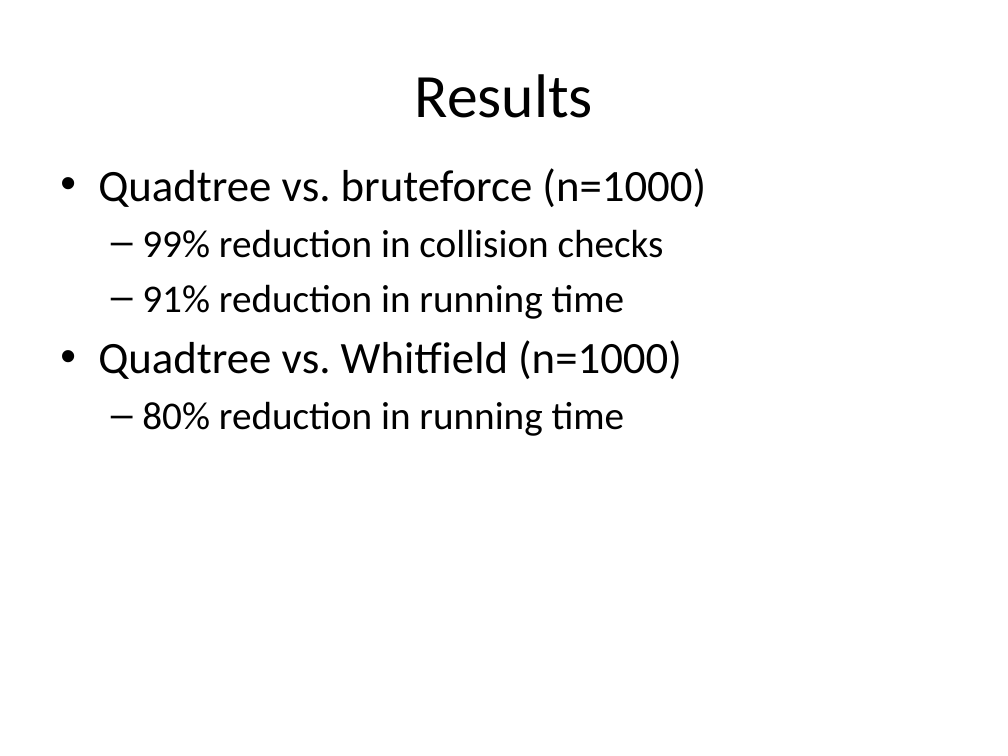
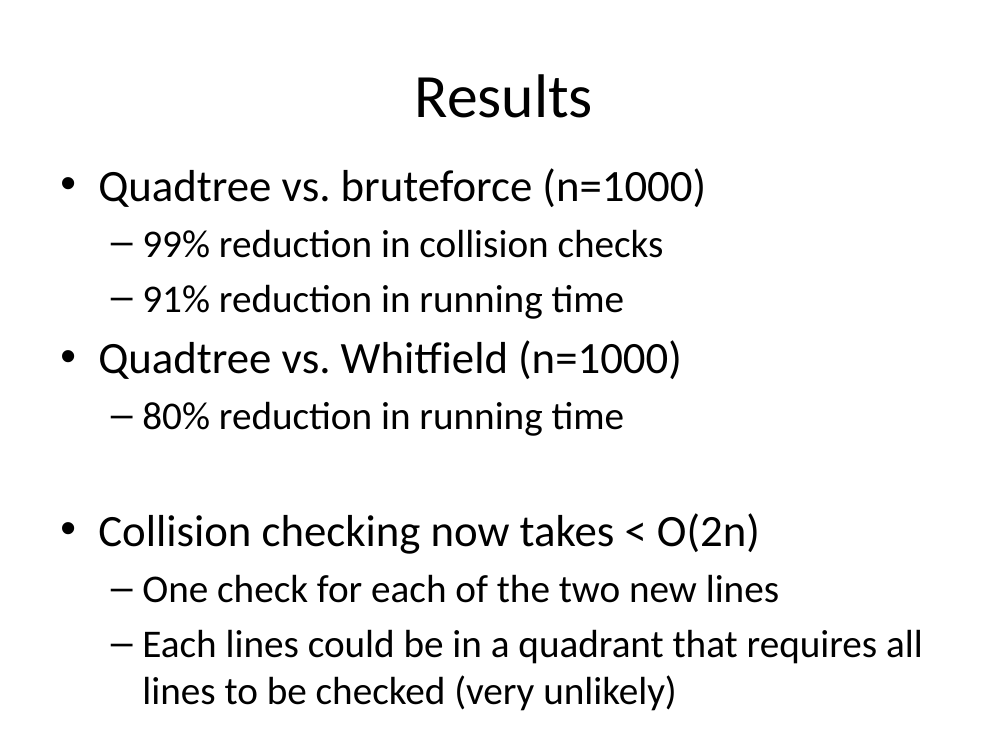
Before and after one commit to josh1703658784/nGon-Problem, a slide deck: slide 6 of Random n-Polygon ngon Presentation CPSC 478 Spring 2015 .pptx. Drawn at 1008x756 pixels with LibreOffice and Linux fonts; fonts in the diff are those of the drawing. Boxes give left, top, right and bottom in pixels: in the first picture for what was removed or moved away, otherwise in the second. Text is boxed around its words. In the diff, an @@ line names an element or a change of style, - is before the commit and + after.

Commit message:
update PP

```diff
--- a/Random n-Polygon ngon Presentation CPSC 478 Spring 2015 .pptx
+++ b/Random n-Polygon ngon Presentation CPSC 478 Spring 2015 .pptx
@@ text at (98,513,923,711): paragraphs added @@
+• Collision checking now takes < O(2n)
+  – One check for each of the two new lines
+  – Each lines could be in a quadrant that requires all lines to be checked (very unlikely)
```
